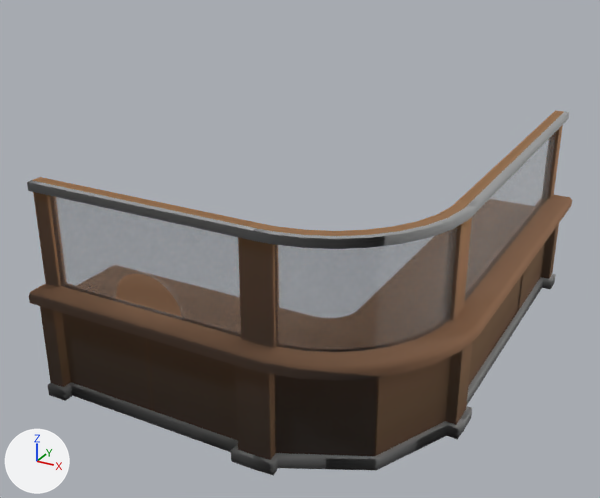
A saved change to the Blender file src/features/interior/bank/bank_props.blend.
Rendered twice from a 50 mm lens placed at (3.69, -4.61, 3.92), pointed at (0.49, 1.2, 1.02). Arrows for +X, +Y and +Z are at lower left; the lights stay in place. The older version comes first. The same objects are shown in both versions, whatever each file hides.

Objects in the first picture: 'BankCounter', 'BankCounterCorner', 'BankCounterOffice'.
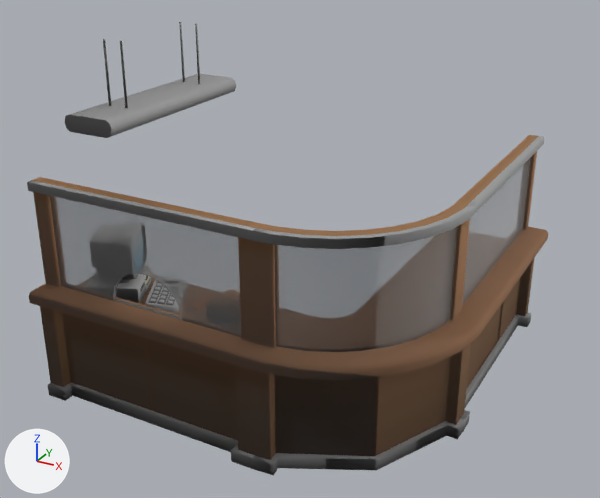
Where the newer file only moved an object's origin or applied its transform, the numbers keep the older frame.

Pixel boxes (x1, y1, x2, y2) of what changed, in the pictures (600 x 498 px):
'BankCounterOffice', surface changed, reshaped: (27, 177, 262, 469) in both
'BankCounter', surface changed, moved, rescaled: before (456, 110, 572, 429); after (456, 135, 548, 429)
'TubeLamp', added: after (65, 22, 236, 138)
part 2 of me_cube_001, added: after (116, 274, 180, 314)
part 3 of me_cube_001, edited (looks the same): (27, 177, 262, 469) in both

The change, as a list of edits to the scene's bpy script:
```text
Change mat_glass:
    where n0 = _N.new('ShaderNodeBsdfPrincipled'); n0.name = 'Principled BSDF'
    n0.inputs[4].default_value: 0.213 -> 0.361  # 'Alpha'
Change me_cube_001:
    used by ob_bankcounteroffice; location = (0.0, 0.0, 0.0)
    remove me_cube_001.from_pydata(...)  # 172 vertices, 147 faces; spans x -1.0..1.0, y -0.51..0.49, z 0.0..1.86
    add me_cube_001.from_pydata(...)  # 1271 vertices, 1094 faces; spans x -1.0..1.0, y -0.51..0.49, z 0.0..1.86
    me_cube_001 part 2: 1099 vertices added at x -0.88..0.66, y -0.21..0.48, z 0.81..1.39
    me_cube_001 part 3: 126 faces spanning x -1.0..1.0, y -0.51..0.49, z 0.0..1.86 switch from mat_material_001 to mat_material
Change me_cube_008:
    used by ob_bankcounter; location = (2.25, 2.25, 0.0); rotation_euler = (0.0, 0.0, 1.571), in degrees (0, 0, 90)
    remove me_cube_008.from_pydata(...)  # 138 vertices, 128 faces; spans x -1.5..1.5, y -0.01..0.99, z 0.0..1.86
    add me_cube_008.from_pydata(...)  # 138 vertices, 128 faces; spans x -1.25..0.75, y -0.2..0.8, z 0.0..1.86
    me_cube_008 part 1: the whole mesh is scaled about its middle by (0.667, 1, 1), then moved by (-0.25, -0.19, 0.0)
Add me_cylinder:
    me_cylinder.from_pydata(...)  # 80 vertices, 58 faces; spans x -0.194..0.194, y -0.719..0.719, z 2.445..3.0
    me_cylinder.polygons.foreach_set('use_smooth', [True] * 58)
    me_cylinder.materials.append(mat_material)
Change ob_bankcounter:
    ob_bankcounter.location: (2.25, 2.25, 0.0) -> (2.059, 2.0, 0.0)
Add ob_tubelamp:
    ob_tubelamp = bpy.data.objects.new('TubeLamp', me_cylinder)
    ob_tubelamp.location = (0.0, 0.0, 0.0)
```
